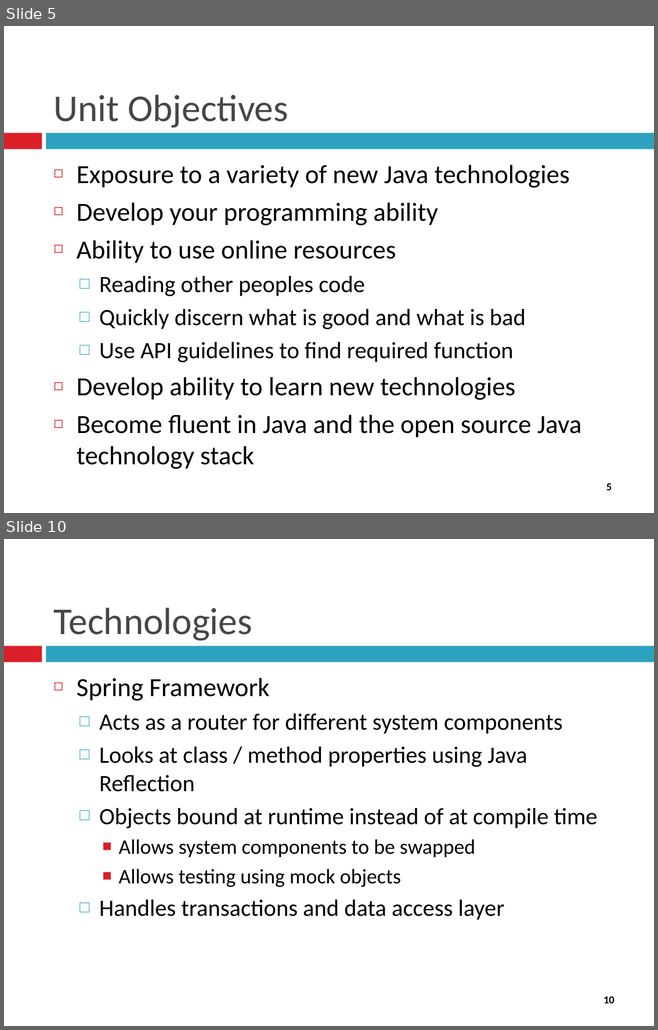
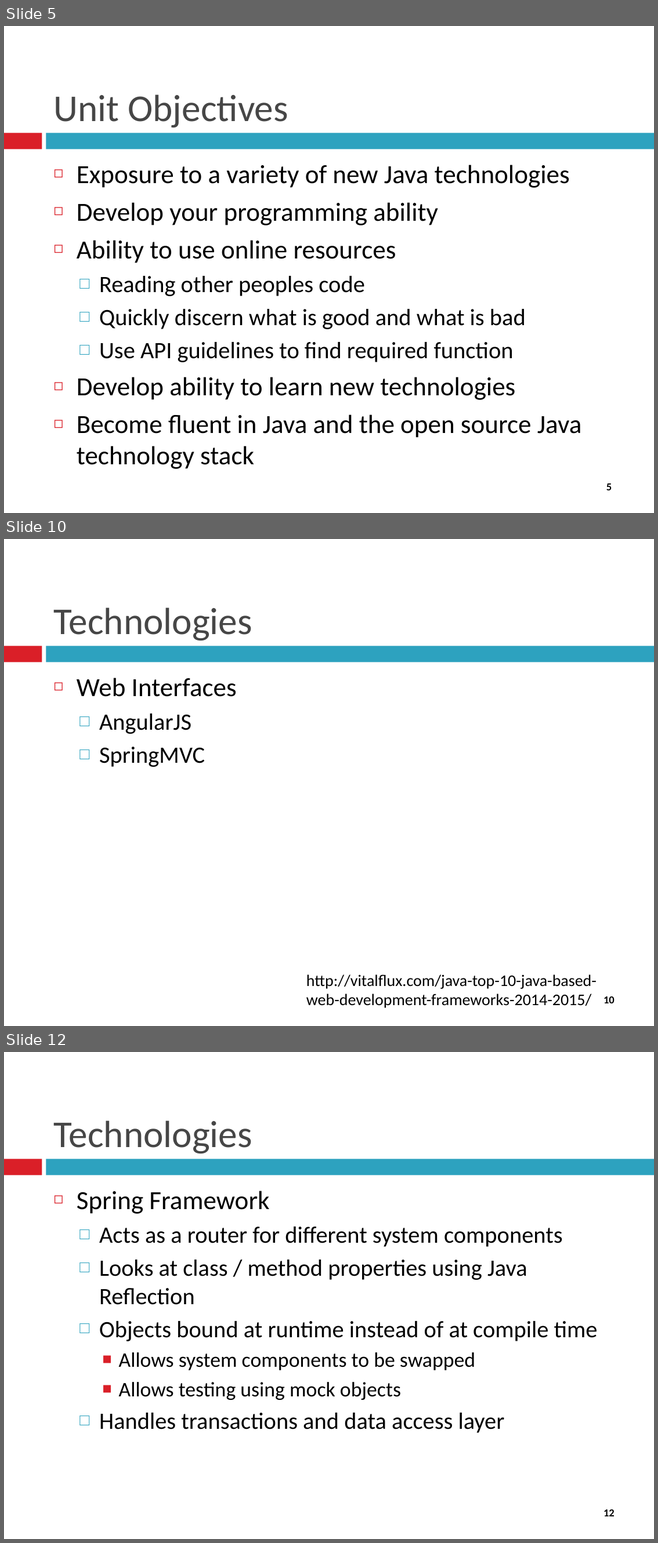
Before and after one commit to gareththomasnz/JAVAEE_Asst2, a slide deck: Documents/Week 1/EnterpriseJava1.pptx. Shown one above the other, each under a label of ours: slides 5 and 10 before the commit, slides 5, 10 and 12 after it; the slides between them are not shown. The pictures are 658x1030 and 658x1543 pixels, drawn with LibreOffice and Linux fonts; fonts in the diff are those of the drawing. Boxes give left, top, right and bottom in pixels: in the first picture for what was removed or moved away, otherwise in the second. Text is boxed around its words. In the diff, an @@ line names an element or a change of style, - is before the commit and + after.

Commit message:
Update repository to suit Spring Boot folder names and conventions.

```diff
--- a/Documents/Week 1/EnterpriseJava1.pptx
+++ b/Documents/Week 1/EnterpriseJava1.pptx
@@ slide 10 added at box(4, 539, 654, 1026), background #FFFFFF; not listed: 3 template elements that a slide beside it also shows @@
@@ title added at box(54, 607, 252, 641), 42 pt, text #464646 @@
+Technologies
@@ text added at box(76, 678, 237, 767), 26 pt, text #000000 @@
+◻ Web Interfaces
+  □ AngularJS
+  □ SpringMVC
@@ text added at box(306, 975, 596, 1008), 18 pt, text #000000 @@
+http://vitalflux.com/java-top-10-java-based-web-development-frameworks-2014-2015/
@@ what was slide 10 is now slide 12 @@
@@ page number at box(603, 1510, 614, 1517): text changed @@
-10
+12
```
Also in this commit, not shown: 5 slides changed, 2 other slides added, 1 slide removed, 20 other files.
